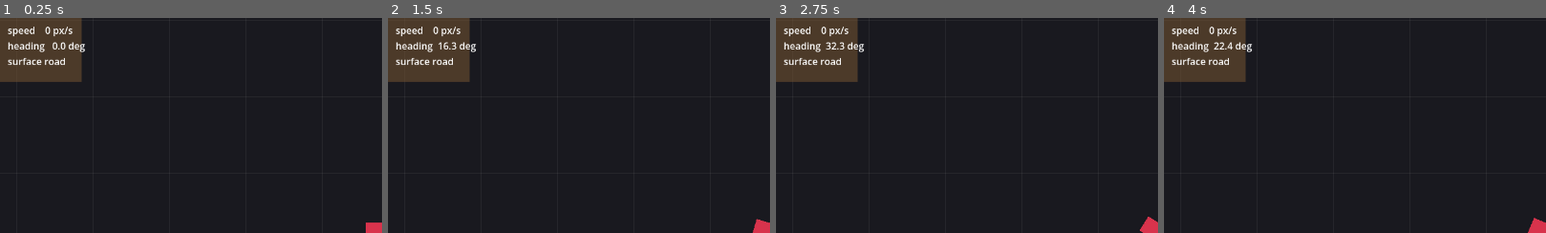
Above: before the commit, frames 1-4 (left to right).
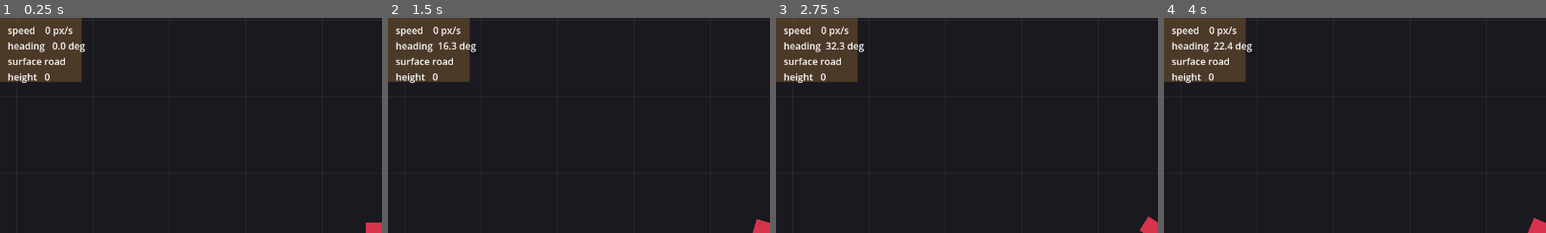
Above: after the commit, the same moments.

Repository: b3p3k0/bentchrome
Game: Godot game, scene res://levels/arena/arena.tscn
The game is run twice, just before and just after one commit, with the same random seed, the same clock (stepped at 60 frames per second) and the same inputs.
Inputs (mouse positions are % of the whole screen's width and height, from its top left):
- Up to frame 1 (0.25 s): no input
- Up to frame 2 (1.5 s): tap Enter (ui_accept) at 0.5, 0.77, 1.25 s; move the mouse to (72, 45) at 0.52 s; hold D (move_right) 0.53-1.25 s; click (72, 45) at 0.6 s; drag from (30, 55) to (50, 50) at 1.27 s
- Up to frame 3 (2.75 s): tap Enter (ui_accept) at 2 s; move the mouse to (60, 28) at 2.02 s; hold D (move_right) from 2.03 s (still down); tap Space at 2.1 s
- Up to frame 4 (4 s): release D (move_right) at 2.75 s; tap Enter (ui_accept) at 2.75, 3.5, 3.77 s; drag from (45, 70) to (20, 35) at 2.77 s; move the mouse to (80, 65) at 3.52 s; hold A (move_left) from 3.53 s (still down); tap Keypad Enter at 3.6 s
The pictures show only the part of the screen within x 0-50%, y 0-50%; the shares and areas given below are measured in that part.

The runs differ from the first frame. In frame 1, 0.2% of the frame differs, in the area x 2-13%, y 25-31%; in frame 2, 0.2%; in frame 3, 0.2%; in frame 4, 0.2%.

Commit message:
Phase 1: fake depth — shadow/height + a launch ramp
Vehicle gains a height/vz pair: the Visual lifts and the Shadow shrinks/fades as it rises; gravity brings it back down. A Ramp (Area2D) launches the car when driven over above a minimum speed, disabling body collision while airborne so it clears blocks and re-enabling on landing. Arena adds the ramp; the readout shows height.

Co-Authored-By: Claude Opus 4.8 <noreply@anthropic.com>

Diff:
--- /dev/null
+++ b/environment/ramp.gd
@@ -0,0 +1,10 @@
+class_name Ramp
+extends Area2D
+## Launches a vehicle that drives over it into the air (fake depth).
+
+func _ready() -> void:
+	body_entered.connect(_on_body_entered)
+
+func _on_body_entered(body: Node) -> void:
+	if body is Vehicle:
+		body.launch_from_ramp()
--- a/levels/arena/arena.gd
+++ b/levels/arena/arena.gd
@@ -1,6 +1,6 @@
 extends Node2D
 ## Phase 1 test arena: a grid floor for motion reference, a drivable vehicle,
-## terrain patches (dirt/ice/water), a few static blocks, and a readout.
+## terrain patches (dirt/ice/water), a launch ramp, static blocks, and a readout.
 
 const GRID := 128
 const EXTENT := 2400
@@ -17,8 +17,8 @@
 
 func _process(_delta: float) -> void:
 	if _player and _readout:
-		_readout.text = "speed %4.0f px/s\nheading %5.1f deg\nsurface %s" % [
-			_player.get_speed(), rad_to_deg(_player.heading), _player.current_terrain
+		_readout.text = "speed %4.0f px/s\nheading %5.1f deg\nsurface %s\nheight %3.0f" % [
+			_player.get_speed(), rad_to_deg(_player.heading), _player.current_terrain, _player.height
 		]
 
 func _draw() -> void:
--- a/levels/arena/arena.tscn
+++ b/levels/arena/arena.tscn
@@ -1,14 +1,18 @@
-[gd_scene load_steps=6 format=3]
+[gd_scene load_steps=8 format=3]
 
 [ext_resource type="Script" path="res://levels/arena/arena.gd" id="1_arena"]
 [ext_resource type="PackedScene" path="res://vehicles/vehicle.tscn" id="2_veh"]
 [ext_resource type="Script" path="res://environment/terrain_zone.gd" id="3_zone"]
+[ext_resource type="Script" path="res://environment/ramp.gd" id="4_ramp"]
 
 [sub_resource type="RectangleShape2D" id="RectangleShape2D_block"]
 size = Vector2(120, 120)
 
 [sub_resource type="RectangleShape2D" id="RectangleShape2D_zone"]
 size = Vector2(600, 500)
+
+[sub_resource type="RectangleShape2D" id="RectangleShape2D_ramp"]
+size = Vector2(200, 160)
 
 [node name="Arena" type="Node2D"]
 script = ExtResource("1_arena")
@@ -55,6 +59,19 @@
 [node name="Col" type="CollisionShape2D" parent="WaterZone"]
 shape = SubResource("RectangleShape2D_zone")
 
+[node name="Ramp" type="Area2D" parent="."]
+position = Vector2(350, -780)
+collision_layer = 0
+collision_mask = 1
+script = ExtResource("4_ramp")
+
+[node name="Vis" type="Polygon2D" parent="Ramp"]
+color = Color(0.9, 0.55, 0.15, 0.85)
+polygon = PackedVector2Array(-100, -80, 100, -80, 100, 80, -100, 80)
+
+[node name="Col" type="CollisionShape2D" parent="Ramp"]
+shape = SubResource("RectangleShape2D_ramp")
+
 [node name="Vehicle" parent="." instance=ExtResource("2_veh")]
 
 [node name="Block1" type="StaticBody2D" parent="."]
@@ -93,5 +110,5 @@
 offset_left = 16.0
 offset_top = 12.0
 offset_right = 320.0
-offset_bottom = 96.0
+offset_bottom = 120.0
 text = "speed"
--- a/vehicles/vehicle.gd
+++ b/vehicles/vehicle.gd
@@ -3,15 +3,25 @@
 ## The one vehicle. A Driver supplies intent; a DrivingController turns it into
 ## motion. Player and AI both instance this scene — only the Driver differs.
 ## The body stays axis-aligned (so a child Camera2D never spins); only the
-## Visual node rotates to the heading.
+## Visual rotates. Fake depth: a height/vz pair lifts the Visual and shrinks the
+## Shadow; ramps launch the car, which clears obstacles while airborne.
+
+@export_group("Depth")
+@export var gravity_z := 1300.0
+@export var ramp_launch := 760.0
+@export var min_launch_speed := 120.0
 
 var heading: float = 0.0  # radians; the direction the nose points
 var current_terrain: StringName = &"road"
+var height: float = 0.0   # fake vertical offset (px); 0 = on the ground
+var vz: float = 0.0       # vertical velocity (px/s)
 
 @onready var _controller: DrivingController = $DrivingController
 @onready var _driver: Driver = $Driver
 @onready var _visual: Node2D = $Visual
+@onready var _shadow: Node2D = $Shadow
 @onready var _terrain_sensor: TerrainSensor = $TerrainSensor
+@onready var _body_shape: CollisionShape2D = $CollisionShape2D
 
 func _ready() -> void:
 	heading = rotation
@@ -25,6 +35,31 @@
 		_controller.apply(self, intent, delta)
 	move_and_slide()
 	_visual.rotation = heading
+	_update_depth(delta)
+
+func _update_depth(delta: float) -> void:
+	if height > 0.0 or vz != 0.0:
+		vz -= gravity_z * delta
+		height += vz * delta
+		if height <= 0.0:
+			height = 0.0
+			vz = 0.0
+			_set_airborne(false)
+	_visual.position.y = -height
+	if _shadow:
+		var s := clampf(1.0 - height * 0.0012, 0.5, 1.0)
+		_shadow.scale = Vector2(s, s)
+		_shadow.modulate.a = clampf(1.0 - height * 0.0016, 0.4, 1.0)
+
+func _set_airborne(on: bool) -> void:
+	if _body_shape:
+		_body_shape.set_deferred("disabled", on)
+
+func launch_from_ramp() -> void:
+	if height > 0.0 or velocity.length() < min_launch_speed:
+		return
+	vz = ramp_launch
+	_set_airborne(true)
 
 func get_speed() -> float:
 	return velocity.length()
--- a/vehicles/vehicle.tscn
+++ b/vehicles/vehicle.tscn
@@ -19,6 +19,10 @@
 
 [node name="Driver" type="Node" parent="."]
 script = ExtResource("3_drv")
+
+[node name="Shadow" type="Polygon2D" parent="."]
+color = Color(0, 0, 0, 0.35)
+polygon = PackedVector2Array(-22, 0, -16, -10, 16, -10, 22, 0, 16, 10, -16, 10)
 
 [node name="Visual" type="Node2D" parent="."]
 
Not shown, added: environment/ramp.gd.uid
